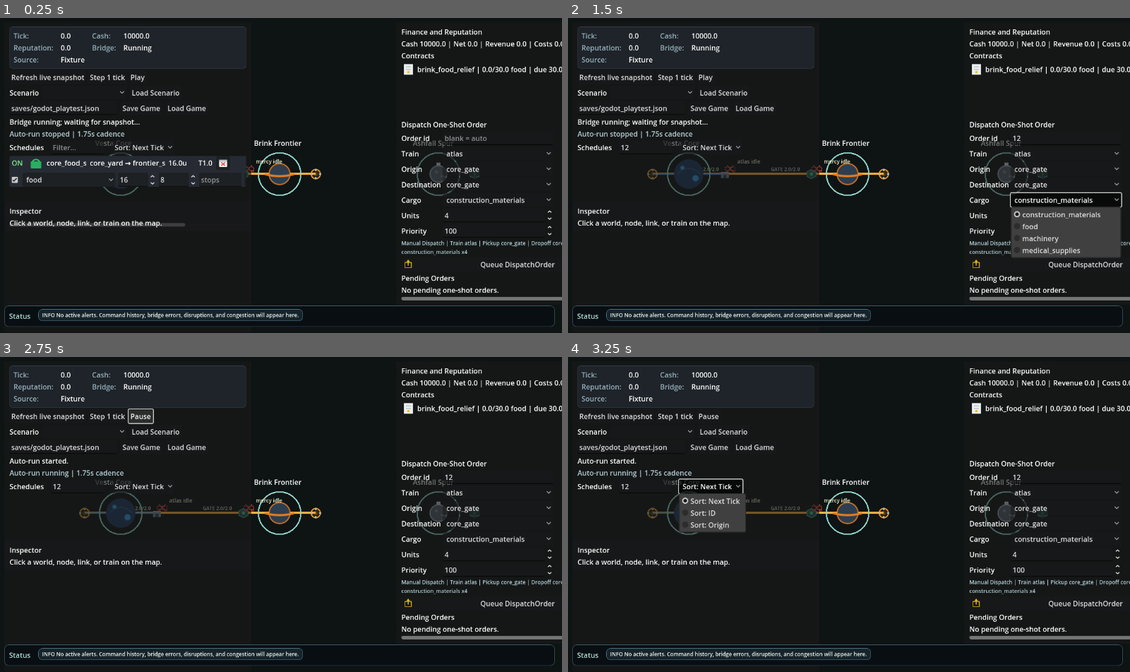
Above: before the commit, frames 1-4 (two rows, left to right).
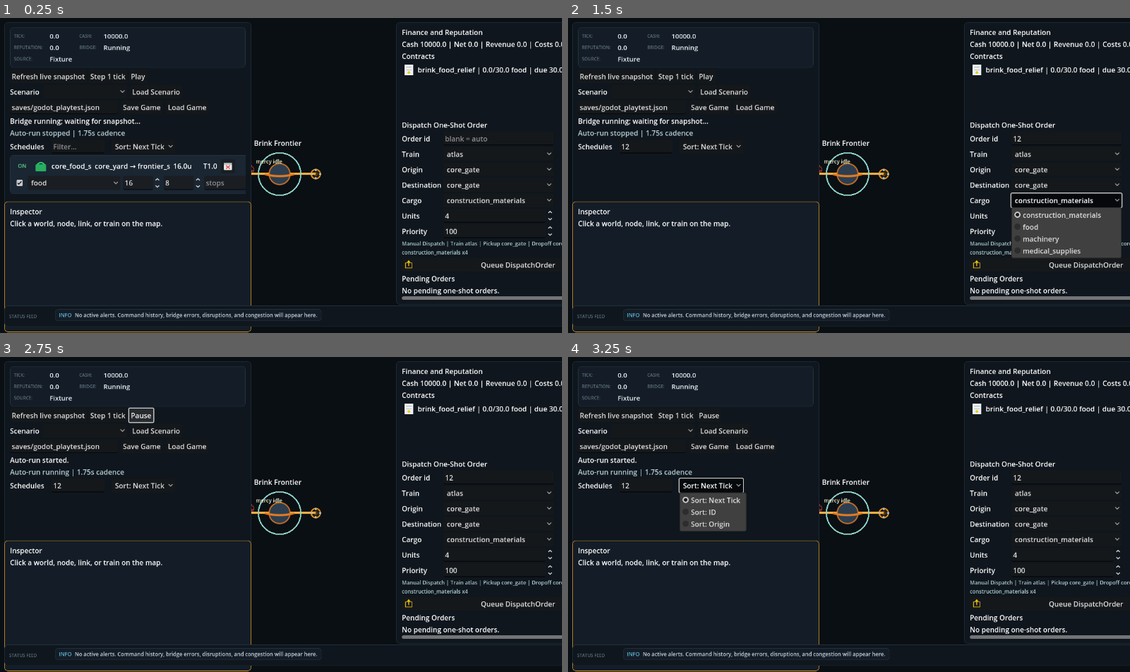
Above: after the commit, the same moments.

Repository: flaxos/Gate_rail
Game: Godot game, scene res://scenes/main.tscn
Two runs of this game, one before a commit and one after it. Both use one fixed random seed, a clock stepped at 60 frames per second and the inputs below.
Inputs (mouse positions are in pixels of both pictures, inside the frame that each line leads up to):
- Up to frame 1 (0.25 s): no input
- Up to frame 2 (1.5 s): click (646, 147) at 0.52 s; type "12" at 0.6 s; click (1068, 137) at 0.75 s; type "12" at 0.83 s; click "construction_materials" at 1.25 s
- Up to frame 3 (2.75 s): click "Play" at 2 s
- Up to frame 4 (3.25 s): click "Sort: Next Tick" at 2.75 s

The runs differ from the first frame. In frame 1, 9.1% of the frame differs, in the area x 0-100%, y 1-100%; in frame 2, 8.2%; in frame 3, 7.8%; in frame 4, 8.0%.

Commit message:
Sprint 30A: UITheme autoload pulls design-bundle tokens into Godot UI
Lifts the GateRail UI design handoff into the live Godot client without
restructuring any layouts.

- godot/scripts/ui_theme.gd: new autoload exposing the design-bundle
  color/spacing/typography tokens (BG_*/INK_*/ACCENT/GATE/GOOD/WARN/BAD/
  RAIL/cargo dot fills) plus StyleBox factories for panels, schedule
  rows, status pills, alert chips, and cargo chips.
- godot/scripts/main.gd: clear color, HUD label hierarchy (caption +
  mono value), control / operations / inspector / tutorial / alert
  panel backgrounds, alert chip styling, and schedule row containers
  now route through UITheme. Layout, sizing, and behaviour unchanged.
- godot/project.godot: registers UITheme as an autoload before
  GateRailBridge so the bridge's snapshot handlers can rely on it.
- docs/ui_design_tokens.md: extracts the design tokens, component
  recipes (pill / chip / cargo-chip / alert-chip / button variants),
  and a reusable image-gen prompt with subject lines for every
  placeholder asset in godot/assets/placeholders/.
- SPRINTS.md: Sprint 30 plan covering 30A (this slice), 30B/C train
  orders backend + UI, and 30D polish sweep.
- tests/test_godot_script_contracts.py: static checks asserting
  UITheme exports the required tokens/helpers, the autoload entry is
  present, and main.gd routes panels and the alert chip through
  UITheme rather than inline color literals.

Co-Authored-By: Claude Opus 4.7 <noreply@anthropic.com>

Diff:
--- a/godot/project.godot
+++ b/godot/project.godot
@@ -16,6 +16,7 @@
 
 [autoload]
 
+UITheme="*res://scripts/ui_theme.gd"
 GateRailBridge="*res://scripts/gate_rail_bridge.gd"
 SceneNav="*res://scripts/scene_nav.gd"
 
--- a/godot/scripts/main.gd
+++ b/godot/scripts/main.gd
@@ -113,7 +113,7 @@
 func _ready() -> void:
 	_camera = Camera2D.new()
 	add_child(_camera)
-	RenderingServer.set_default_clear_color(Color(0.055, 0.075, 0.08, 1.0))
+	RenderingServer.set_default_clear_color(UITheme.BG_0)
 	_load_placeholder_assets()
 	_build_ui()
 	get_viewport().size_changed.connect(_on_viewport_size_changed)
@@ -165,6 +165,7 @@
 func _build_control_panel(ui: CanvasLayer) -> void:
 	_control_panel = PanelContainer.new()
 	_control_panel.custom_minimum_size = Vector2(LEFT_PANEL_WIDTH, CONTROL_PANEL_HEIGHT)
+	_control_panel.add_theme_stylebox_override("panel", UITheme.panel_style())
 	ui.add_child(_control_panel)
 
 	var margin := MarginContainer.new()
@@ -178,12 +179,7 @@
 	margin.add_child(box)
 
 	var top_panel = PanelContainer.new()
-	var top_style = StyleBoxFlat.new()
-	top_style.bg_color = Color(0.12, 0.14, 0.16)
-	top_style.set_border_width_all(1)
-	top_style.border_color = Color(0.2, 0.25, 0.3)
-	top_style.set_corner_radius_all(6)
-	top_panel.add_theme_stylebox_override("panel", top_style)
+	top_panel.add_theme_stylebox_override("panel", UITheme.panel_style("hud"))
 	box.add_child(top_panel)
 
 	var top_margin = MarginContainer.new()
@@ -201,11 +197,12 @@
 
 	var add_hud_item = func(label_text: String) -> Label:
 		var lbl = Label.new()
-		lbl.text = label_text
-		lbl.modulate = Color(0.6, 0.7, 0.75)
+		lbl.text = label_text.to_upper()
+		UITheme.style_label_caption(lbl)
 		top_grid.add_child(lbl)
 		var val = Label.new()
 		val.text = "-"
+		UITheme.style_label_value(val, true)
 		top_grid.add_child(val)
 		return val
 
@@ -316,6 +313,7 @@
 func _build_operations_panel(ui: CanvasLayer) -> void:
 	_operations_panel = PanelContainer.new()
 	_operations_panel.custom_minimum_size = Vector2(RIGHT_PANEL_WIDTH, 640)
+	_operations_panel.add_theme_stylebox_override("panel", UITheme.panel_style())
 	ui.add_child(_operations_panel)
 
 	var margin := MarginContainer.new()
@@ -399,12 +397,7 @@
 func _build_tutorial_section(box: VBoxContainer) -> void:
 	_tutorial_panel = PanelContainer.new()
 	_tutorial_panel.visible = false
-	var panel_style := StyleBoxFlat.new()
-	panel_style.bg_color = Color(0.08, 0.12, 0.14, 0.94)
-	panel_style.border_color = Color(0.20, 0.42, 0.44)
-	panel_style.set_border_width_all(1)
-	panel_style.set_corner_radius_all(6)
-	_tutorial_panel.add_theme_stylebox_override("panel", panel_style)
+	_tutorial_panel.add_theme_stylebox_override("panel", UITheme.panel_style("tutorial"))
 	box.add_child(_tutorial_panel)
 
 	var margin := MarginContainer.new()
@@ -418,14 +411,14 @@
 	margin.add_child(content)
 
 	var title := Label.new()
-	title.text = "Tutorial Loop"
-	title.modulate = Color(0.78, 0.94, 0.92)
+	title.text = "TUTORIAL LOOP"
+	title.add_theme_color_override("font_color", UITheme.ACCENT)
+	title.add_theme_font_size_override("font_size", 11)
 	content.add_child(title)
 
 	_tutorial_summary = Label.new()
 	_tutorial_summary.autowrap_mode = TextServer.AUTOWRAP_WORD_SMART
-	_tutorial_summary.add_theme_font_size_override("font_size", 12)
-	_tutorial_summary.modulate = Color(0.70, 0.82, 0.84)
+	UITheme.style_label_body(_tutorial_summary)
 	content.add_child(_tutorial_summary)
 
 	_tutorial_list = VBoxContainer.new()
@@ -442,6 +435,7 @@
 func _build_inspector_panel(ui: CanvasLayer) -> void:
 	_inspector_panel = PanelContainer.new()
 	_inspector_panel.custom_minimum_size = Vector2(LEFT_PANEL_WIDTH, 296)
+	_inspector_panel.add_theme_stylebox_override("panel", UITheme.panel_style("inspector"))
 	ui.add_child(_inspector_panel)
 
 	var margin := MarginContainer.new()
@@ -474,12 +468,7 @@
 func _build_alert_strip(ui: CanvasLayer) -> void:
 	_alert_panel = PanelContainer.new()
 	_alert_panel.custom_minimum_size = Vector2(1248, ALERT_STRIP_HEIGHT)
-	var panel_style := StyleBoxFlat.new()
-	panel_style.bg_color = Color(0.035, 0.055, 0.07, 0.94)
-	panel_style.border_color = Color(0.24, 0.38, 0.42)
-	panel_style.set_border_width_all(1)
-	panel_style.set_corner_radius_all(10)
-	_alert_panel.add_theme_stylebox_override("panel", panel_style)
+	_alert_panel.add_theme_stylebox_override("panel", UITheme.panel_style("alert"))
 	ui.add_child(_alert_panel)
 
 	var margin := MarginContainer.new()
@@ -494,9 +483,9 @@
 	margin.add_child(row)
 
 	var title := Label.new()
-	title.text = "Status"
-	title.custom_minimum_size = Vector2(58, 0)
-	title.modulate = Color(0.70, 0.88, 0.86)
+	title.text = "STATUS FEED"
+	title.custom_minimum_size = Vector2(96, 0)
+	UITheme.style_label_caption(title)
 	row.add_child(title)
 
 	_alert_scroll = ScrollContainer.new()
@@ -1476,27 +1465,23 @@
 
 
 func _build_alert_chip(alert: Dictionary) -> Control:
+	var kind := str(alert.get("kind", "info"))
 	var panel := PanelContainer.new()
-	var style := StyleBoxFlat.new()
-	var kind := str(alert.get("kind", "info"))
-	style.bg_color = _alert_fill_color(kind)
-	style.border_color = _alert_border_color(kind)
-	style.set_border_width_all(1)
-	style.set_corner_radius_all(9)
-	panel.add_theme_stylebox_override("panel", style)
-
-	var margin := MarginContainer.new()
-	margin.add_theme_constant_override("margin_left", 8)
-	margin.add_theme_constant_override("margin_top", 4)
-	margin.add_theme_constant_override("margin_right", 8)
-	margin.add_theme_constant_override("margin_bottom", 4)
-	panel.add_child(margin)
+	panel.add_theme_stylebox_override("panel", UITheme.alert_chip_style(kind))
+
+	var row := HBoxContainer.new()
+	row.add_theme_constant_override("separation", 7)
+	panel.add_child(row)
+
+	var prefix := Label.new()
+	prefix.text = _alert_prefix(kind)
+	UITheme.style_label_mono(prefix, UITheme.alert_chip_accent_color(kind))
+	row.add_child(prefix)
 
 	var label := Label.new()
-	label.text = "%s %s" % [_alert_prefix(kind), str(alert.get("message", ""))]
-	label.add_theme_font_size_override("font_size", 12)
-	label.modulate = Color(0.94, 0.97, 0.95)
-	margin.add_child(label)
+	label.text = str(alert.get("message", ""))
+	UITheme.style_label_mono(label, UITheme.INK_1)
+	row.add_child(label)
 	return panel
 
 
@@ -1630,10 +1615,7 @@
 
 func _build_schedule_row(schedule: Dictionary) -> Control:
 	var panel = PanelContainer.new()
-	var style = StyleBoxFlat.new()
-	style.bg_color = Color(0.15, 0.17, 0.20)
-	style.set_corner_radius_all(4)
-	panel.add_theme_stylebox_override("panel", style)
+	panel.add_theme_stylebox_override("panel", UITheme.sched_row_style("default"))
 
 	var box := VBoxContainer.new()
 	box.add_theme_constant_override("separation", 6)
@@ -1648,7 +1630,7 @@
 	var status_label := Label.new()
 	status_label.custom_minimum_size = Vector2(36, 0)
 	status_label.text = "ON" if enabled else "OFF"
-	status_label.modulate = Color(0.50, 0.90, 0.55) if enabled else Color(0.95, 0.45, 0.35)
+	UITheme.style_label_mono(status_label, UITheme.GOOD if enabled else UITheme.INK_3)
 	status_label.horizontal_alignment = HORIZONTAL_ALIGNMENT_CENTER
 	row.add_child(status_label)
 
--- /dev/null
+++ b/godot/scripts/ui_theme.gd
@@ -0,0 +1,281 @@
+extends Node
+
+## UITheme — design tokens lifted from the GateRail design bundle.
+##
+## Token names mirror the CSS custom properties in the design HTML
+## (`--bg-0`, `--ink-2`, `--accent`, etc.) so swapping a call site over
+## from a hardcoded Color literal to a UITheme constant is a mechanical
+## edit. Helper factories (panel_style, alert_chip_style, ...) build the
+## StyleBox flavours used across the existing panels without changing
+## any layout.
+
+# ───────────── Backgrounds ─────────────
+const BG_0 := Color("0a0f14")
+const BG_1 := Color("0f161d")
+const BG_2 := Color("141d27")
+const BG_3 := Color("1a2632")
+const BG_4 := Color("22313f")
+
+# ───────────── Lines / dividers ─────────────
+const LINE := Color("243340")
+const LINE_2 := Color("2d4050")
+const LINE_HOT := Color("3a5468")
+
+# ───────────── Ink (text) ─────────────
+const INK_0 := Color("eaf3f7")
+const INK_1 := Color("c5d4dd")
+const INK_2 := Color("8a9ba8")
+const INK_3 := Color("5d6f7c")
+const INK_4 := Color("3e505c")
+
+# ───────────── Status / accents ─────────────
+const RAIL := Color("6fb3c8")
+const GATE := Color("f0a52a")
+const GATE_SOFT := Color("7a5418")
+const GOOD := Color("5fcf8b")
+const WARN := Color("f3c53a")
+const BAD := Color("f06a55")
+const INFO := Color("71b6ff")
+const VIOLET := Color("b48cff")
+const ACCENT := Color("5fb8d4")
+const ACCENT_2 := Color("f0a52a")
+
+# ───────────── Cargo dot fills (match design's .cargo-dot.<kind>) ─────────────
+const CARGO_FOOD := Color("6cd56b")
+const CARGO_ORE := Color("a3a8ad")
+const CARGO_CONSTR := Color("f0a52a")
+const CARGO_MED := Color("7ec3ff")
+const CARGO_PARTS := Color("d8a468")
+const CARGO_RESEARCH := Color("b48cff")
+
+# ───────────── Radii / sizes ─────────────
+const RADIUS_1 := 4
+const RADIUS_2 := 8
+const RADIUS_3 := 12
+const FONT_SIZE_LABEL := 10
+const FONT_SIZE_BODY := 12
+const FONT_SIZE_VALUE := 15
+const FONT_SIZE_TITLE := 13
+
+# ───────────── Optional custom fonts ─────────────
+# If the user drops Sora.ttf / JetBrainsMono.ttf into godot/assets/fonts/
+# we pick them up automatically; otherwise the engine default is used.
+const SORA_PATH := "res://assets/fonts/Sora.ttf"
+const MONO_PATH := "res://assets/fonts/JetBrainsMono.ttf"
+
+var _font_ui: Font = null
+var _font_mono: Font = null
+
+
+func _ready() -> void:
+	if ResourceLoader.exists(SORA_PATH):
+		_font_ui = load(SORA_PATH)
+	if ResourceLoader.exists(MONO_PATH):
+		_font_mono = load(MONO_PATH)
+
+
+func ui_font() -> Font:
+	return _font_ui
+
+
+func mono_font() -> Font:
+	return _font_mono
+
+
+# ───────────── Style factories ─────────────
+
+func panel_style(variant: String = "default") -> StyleBoxFlat:
+	var style := StyleBoxFlat.new()
+	match variant:
+		"hud", "topbar":
+			style.bg_color = BG_2
+			style.border_color = LINE
+		"alert":
+			style.bg_color = BG_1
+			style.border_color = LINE
+		"inspector":
+			style.bg_color = BG_2
+			style.border_color = ACCENT_2
+		"tutorial":
+			style.bg_color = BG_2
+			style.border_color = ACCENT
+		_:
+			style.bg_color = BG_1
+			style.border_color = LINE
+	style.set_border_width_all(1)
+	style.set_corner_radius_all(RADIUS_2)
+	return style
+
+
+func sched_row_style(variant: String = "default") -> StyleBoxFlat:
+	var style := StyleBoxFlat.new()
+	style.bg_color = BG_3
+	match variant:
+		"warn":
+			style.border_color = Color("4a3e1a")
+		"bad":
+			style.border_color = Color("4a2620")
+		"ok":
+			style.border_color = Color("1a4a30")
+		_:
+			style.border_color = LINE
+	style.set_border_width_all(1)
+	style.set_corner_radius_all(7)
+	style.content_margin_left = 10.0
+	style.content_margin_right = 10.0
+	style.content_margin_top = 9.0
+	style.content_margin_bottom = 9.0
+	return style
+
+
+func pill_style(state: String) -> StyleBoxFlat:
+	# state: on | off | warn | bad | gate
+	var style := StyleBoxFlat.new()
+	style.set_corner_radius_all(RADIUS_1)
+	style.set_border_width_all(1)
+	style.content_margin_left = 6.0
+	style.content_margin_right = 6.0
+	style.content_margin_top = 3.0
+	style.content_margin_bottom = 3.0
+	match state:
+		"on":
+			style.bg_color = Color("0d2418")
+			style.border_color = Color("1a4a30")
+		"warn":
+			style.bg_color = Color("2a2410")
+			style.border_color = Color("4a3e1a")
+		"bad":
+			style.bg_color = Color("2a1614")
+			style.border_color = Color("4a2620")
+		"gate":
+			style.bg_color = Color("2a1f10")
+			style.border_color = Color("4a3a1c")
+		_:
+			style.bg_color = Color("1f1a14")
+			style.border_color = Color("3a2c1c")
+	return style
+
+
+func pill_text_color(state: String) -> Color:
+	match state:
+		"on":
+			return GOOD
+		"warn":
+			return WARN
+		"bad":
+			return BAD
+		"gate":
+			return GATE
+		_:
+			return INK_3
+
+
+func alert_chip_style(kind: String) -> StyleBoxFlat:
+	var style := StyleBoxFlat.new()
+	style.set_corner_radius_all(6)
+	style.set_border_width_all(1)
+	style.content_margin_left = 9.0
+	style.content_margin_right = 9.0
+	style.content_margin_top = 5.0
+	style.content_margin_bottom = 5.0
+	match kind:
+		"command_ok":
+			style.bg_color = BG_2
+			style.border_color = Color("1a4a30")
+		"command_error", "bridge_error":
+			style.bg_color = Color("1a0d0c")
+			style.border_color = Color("4a2620")
+		"disruption":
+			style.bg_color = Color("1a0e06")
+			style.border_color = Color("5a3614")
+		"congestion", "warning":
+			style.bg_color = BG_2
+			style.border_color = Color("4a3e1a")
+		"tutorial":
+			style.bg_color = BG_2
+			style.border_color = LINE_HOT
+		_:
+			style.bg_color = BG_2
+			style.border_color = LINE
+	return style
+
+
+func alert_chip_accent_color(kind: String) -> Color:
+	match kind:
+		"command_ok":
+			return GOOD
+		"command_error", "bridge_error":
+			return BAD
+		"disruption":
+			return GATE
+		"congestion", "warning":
+			return WARN
+		"tutorial":
+			return ACCENT
+		_:
+			return ACCENT
+
+
+func cargo_dot_color(cargo_id: String) -> Color:
+	match cargo_id:
+		"food":
+			return CARGO_FOOD
+		"ore", "stone":
+			return CARGO_ORE
+		"construction_materials":
+			return CARGO_CONSTR
+		"medical_supplies":
+			return CARGO_MED
+		"parts", "metal":
+			return CARGO_PARTS
+		"research_equipment":
+			return CARGO_RESEARCH
+		"fuel":
+			return GATE
+		"electronics":
+			return INFO
+		"consumer_goods":
+			return GOOD
+		"biomass":
+			return Color("3a8a5c")
+		"water":
+			return Color("4ec0e8")
+		_:
+			return INK_2
+
+
+# ───────────── Label helpers ─────────────
+
+func style_label_caption(label: Label) -> void:
+	# small uppercase label, ink-3
+	label.modulate = Color(1.0, 1.0, 1.0)
+	label.add_theme_color_override("font_color", INK_3)
+	label.add_theme_font_size_override("font_size", FONT_SIZE_LABEL)
+	if _font_ui != null:
+		label.add_theme_font_override("font", _font_ui)
+
+
+func style_label_value(label: Label, mono: bool = false) -> void:
+	label.modulate = Color(1.0, 1.0, 1.0)
+	label.add_theme_color_override("font_color", INK_0)
+	label.add_theme_font_size_override("font_size", FONT_SIZE_VALUE)
+	if mono and _font_mono != null:
+		label.add_theme_font_override("font", _font_mono)
+	elif _font_ui != null:
+		label.add_theme_font_override("font", _font_ui)
+
+
+func style_label_body(label: Label) -> void:
+	label.modulate = Color(1.0, 1.0, 1.0)
+	label.add_theme_color_override("font_color", INK_1)
+	label.add_theme_font_size_override("font_size", FONT_SIZE_BODY)
+	if _font_ui != null:
+		label.add_theme_font_override("font", _font_ui)
+
+
+func style_label_mono(label: Label, color: Color = INK_1) -> void:
+	label.modulate = Color(1.0, 1.0, 1.0)
+	label.add_theme_color_override("font_color", color)
+	label.add_theme_font_size_override("font_size", FONT_SIZE_BODY)
+	if _font_mono != null:
+		label.add_theme_font_override("font", _font_mono)
Not shown, changed: SPRINTS.md
Not shown, added: docs/ui_design_tokens.md
Not shown, changed: tests/test_godot_script_contracts.py
